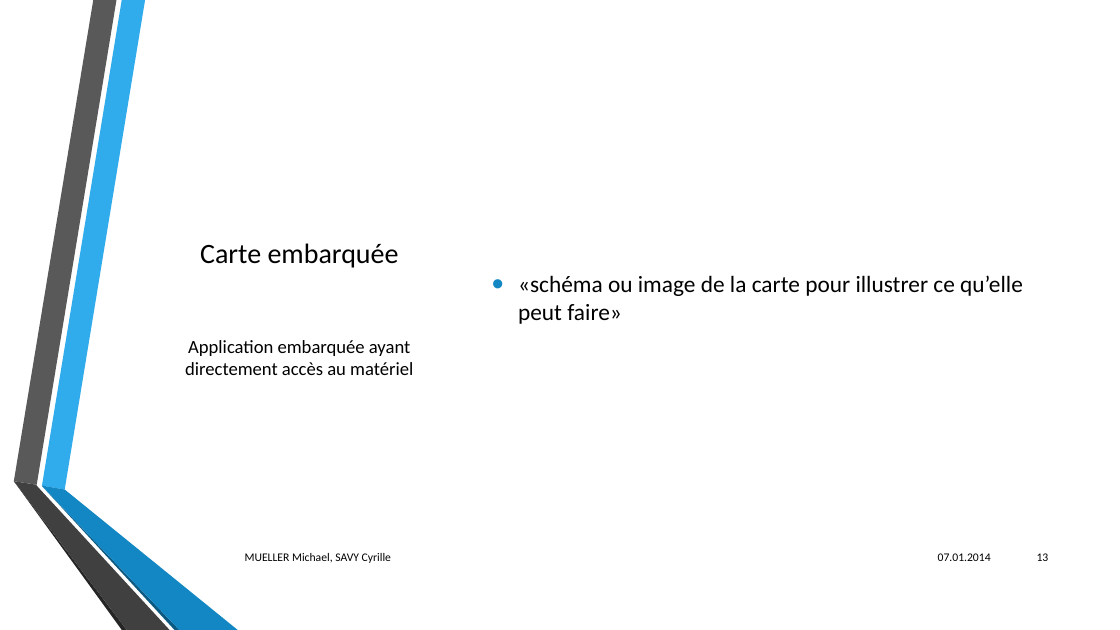
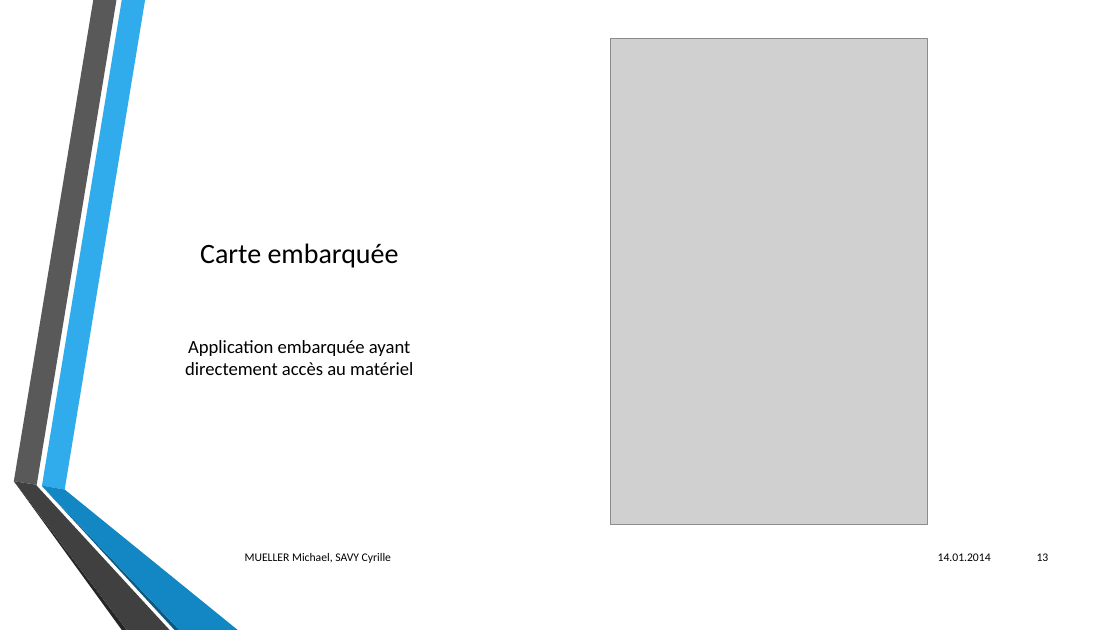
Before and after one commit to CyrilleSavy/BluetoothDevMob, a slide deck: slide 13 of Bluetooth sur Android.pptx. Drawn at 1120x630 pixels with LibreOffice and Linux fonts; fonts in the diff are those of the drawing; grey boxes stand for pictures; background and template pictures are left out. Boxes give left, top, right and bottom in pixels: in the first picture for what was removed or moved away, otherwise in the second. Text is boxed around its words. In the diff, an @@ line names an element or a change of style, - is before the commit and + after.

```diff
--- a/Bluetooth sur Android.pptx
+++ b/Bluetooth sur Android.pptx
@@ picture added at box(610, 39, 928, 524) @@
@@ text removed at box(518, 275, 1023, 324) @@
-• «schéma ou image de la carte pour illustrer ce qu’elle peut faire»
@@ text at box(938, 553, 991, 561): text changed @@
-07.01.2014
+14.01.2014
```
Also in this commit, not shown: 17 other slides changed.
